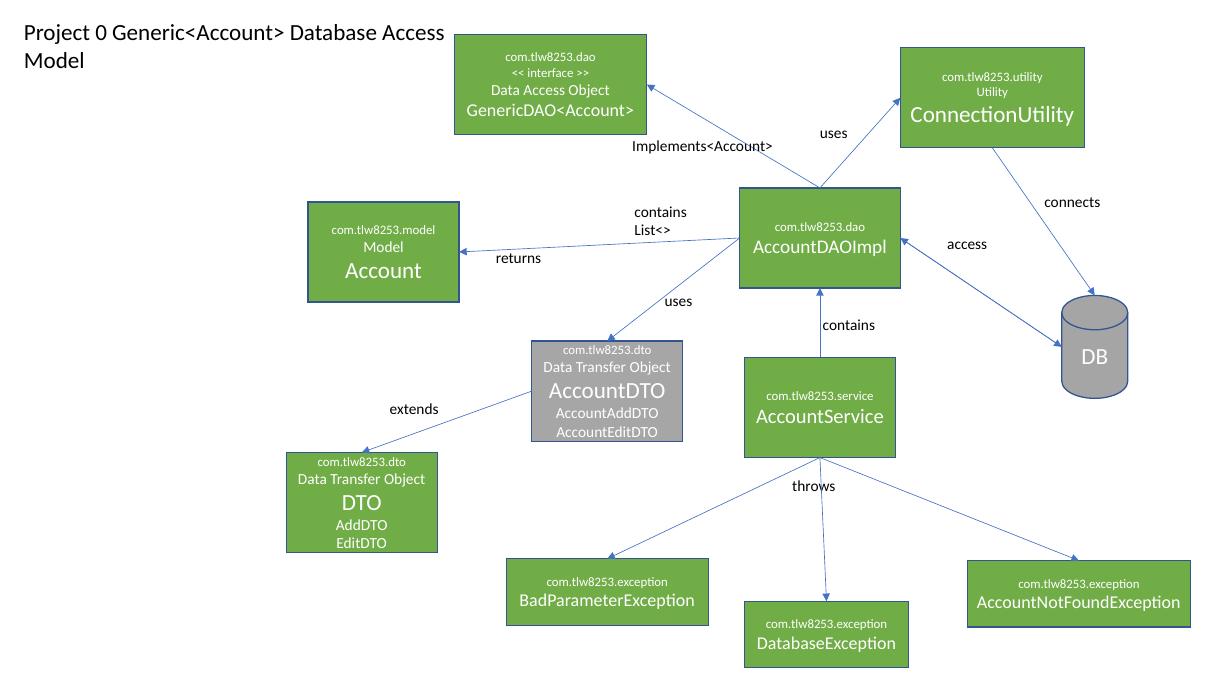
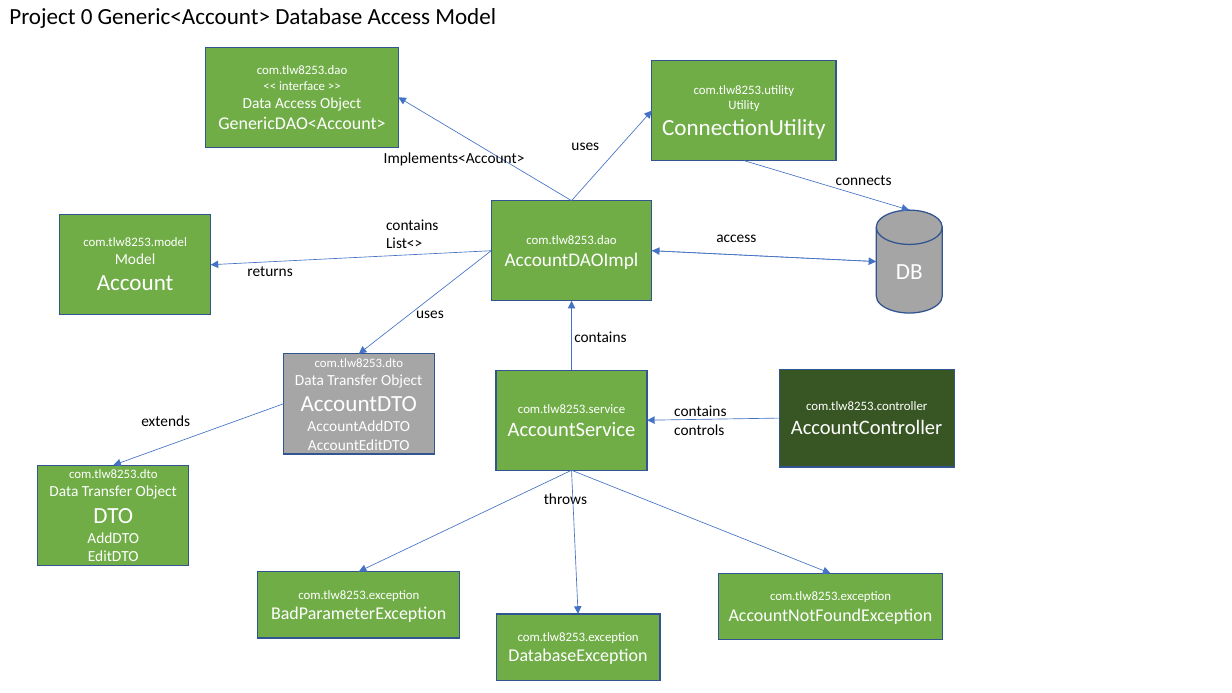
Before and after one commit to tlw8253/Project-0, a slide deck: slide 6 of docs/Project 0.pptx. Drawn at 1232x693 pixels with LibreOffice and Linux fonts; fonts in the diff are those of the drawing. Boxes give left, top, right and bottom in pixels: in the first picture for what was removed or moved away, otherwise in the second. Text is boxed around its words. In the diff, an @@ line names an element or a change of style, - is before the commit and + after.

```diff
--- a/docs/Project 0.pptx
+++ b/docs/Project 0.pptx
@@ text "Project 0 Generic<Account> Database Access ..." rewrapped from bbox=[24, 24, 444, 68] to bbox=[9, 8, 496, 28] @@
@@ rectangle "com.tlw8253.utility": place and size @@
-rectangle "com.tlw8253.utility" at bbox=[900, 48, 1084, 148]
+rectangle "com.tlw8253.utility" at bbox=[653, 60, 836, 160]
@@ arrow moved from (993, 148) - (1095, 296) to (744, 161) - (909, 210) @@
@@ text "connects" rewrapped from bbox=[1044, 197, 1100, 207] to bbox=[836, 175, 892, 190] @@
@@ rectangle "com.tlw8253.dao": place and size @@
-rectangle "com.tlw8253.dao" at bbox=[739, 188, 900, 287]
+rectangle "com.tlw8253.dao" at bbox=[492, 201, 653, 300]
@@ text "access": place and size @@
-text "access" at bbox=[947, 241, 987, 249]
+text "access" at bbox=[716, 234, 756, 242]
@@ cylinder "DB": place and size @@
-cylinder "DB" at bbox=[1062, 296, 1128, 398]
+cylinder "DB" at bbox=[876, 210, 942, 312]
@@ 4 texts, 3 rectangles, 2 arrows: place and size @@
-4 texts, 3 rectangles, 2 arrows at bbox=[287, 202, 909, 668]
+4 texts, 3 rectangles, 2 arrows at bbox=[38, 214, 660, 680]
@@ arrow moved from (900, 238) - (1062, 347) to (653, 250) - (876, 262) @@
@@ arrow moved from (1062, 347) - (900, 238) to (876, 262) - (653, 250) @@
@@ text "uses": place and size @@
-text "uses" at bbox=[665, 293, 693, 306]
+text "uses" at bbox=[416, 305, 444, 318]
@@ rectangle "com.tlw8253.dto": place and size @@
-rectangle "com.tlw8253.dto" at bbox=[531, 341, 682, 441]
+rectangle "com.tlw8253.dto" at bbox=[284, 354, 434, 454]
@@ rectangle added at bbox=[779, 370, 954, 468], fill #385723, outline #325491 1 pt, 10 pt, text #FFFFFF @@
+com.tlw8253.controller
+AccountController
@@ arrow added from (779, 419) to (647, 421), #4472C4 0.5 pt @@
@@ text added at bbox=[674, 405, 726, 435], 12 pt, text #000000 @@
+contains
+controls
@@ 7 arrows, 4 rectangles, 3 texts: place and size @@
-7 arrows, 4 rectangles, 3 texts at bbox=[362, 34, 1191, 628]
+7 arrows, 4 rectangles, 3 texts at bbox=[114, 47, 943, 640]
```
Also in this commit, not shown: 2 other slides changed, 11 other files.
